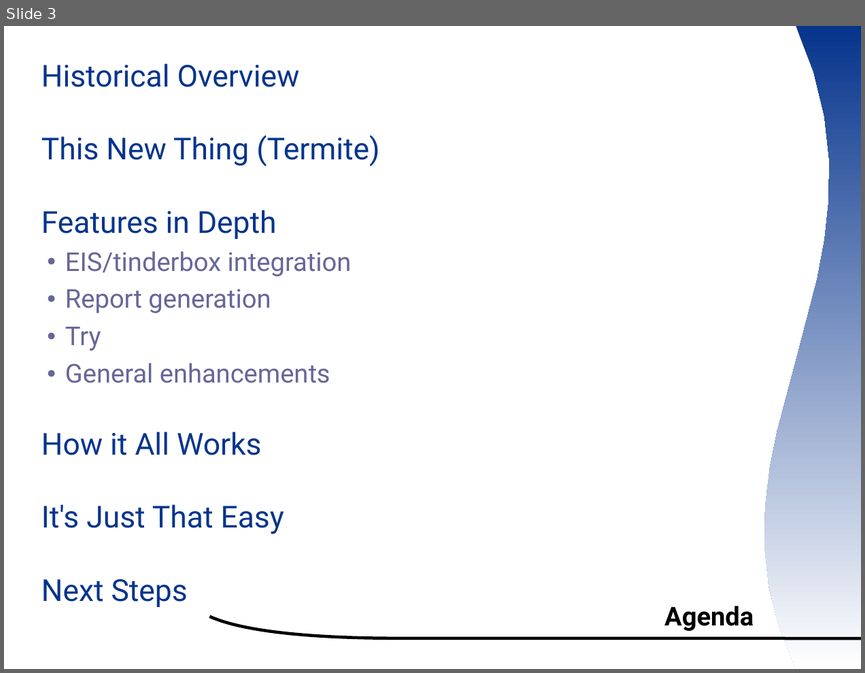
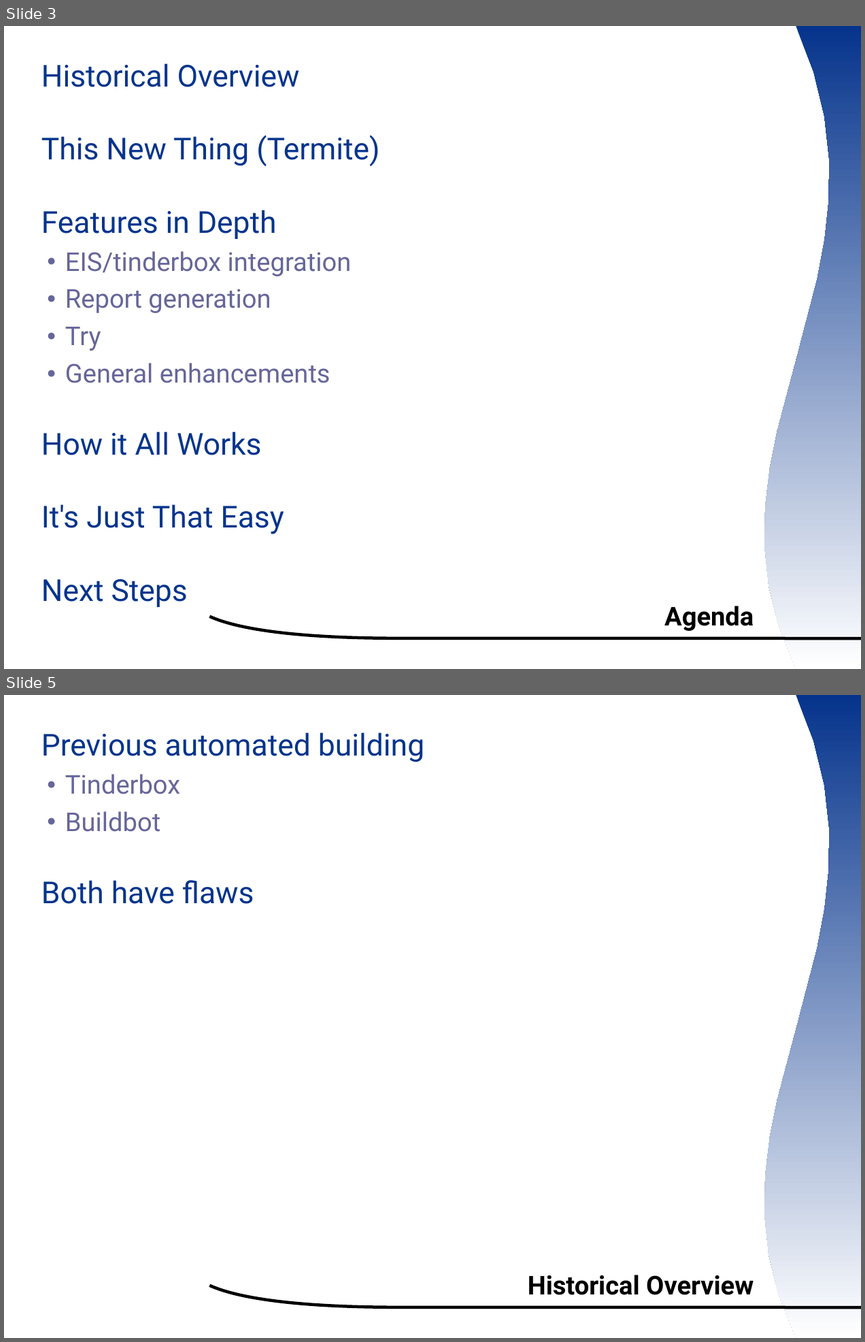
Before and after one commit to smsm1/ootermite, a slide deck: wiki/ooocon2007presentation.odp. Shown one above the other, each under a label of ours: slide 3 before the commit, slides 3 and 5 after it; the slides between them are not shown. The pictures are 865x673 and 865x1342 pixels, drawn with LibreOffice and Linux fonts; fonts in the diff are those of the drawing; background and template pictures are left out. Boxes give left, top, right and bottom in pixels: in the first picture for what was removed or moved away, otherwise in the second. Text is boxed around its words. In the diff, an @@ line names an element or a change of style, - is before the commit and + after.

```diff
--- a/wiki/ooocon2007presentation.odp
+++ b/wiki/ooocon2007presentation.odp
@@ slide 5 added at box(4, 695, 861, 1338), background #FFFFFF; not listed: 2 template elements that a slide beside it also shows @@
@@ text added at box(41, 732, 424, 904), 28 pt, text #06348C @@
+  Previous automated building
+  ● Tinderbox
+  ● Buildbot
+  Both have flaws
@@ title added at box(528, 1274, 753, 1295), 24 pt, text #000000, bold @@
+Historical Overview
```
Also in this commit, not shown: 2 slides changed, 9 other slides added.
